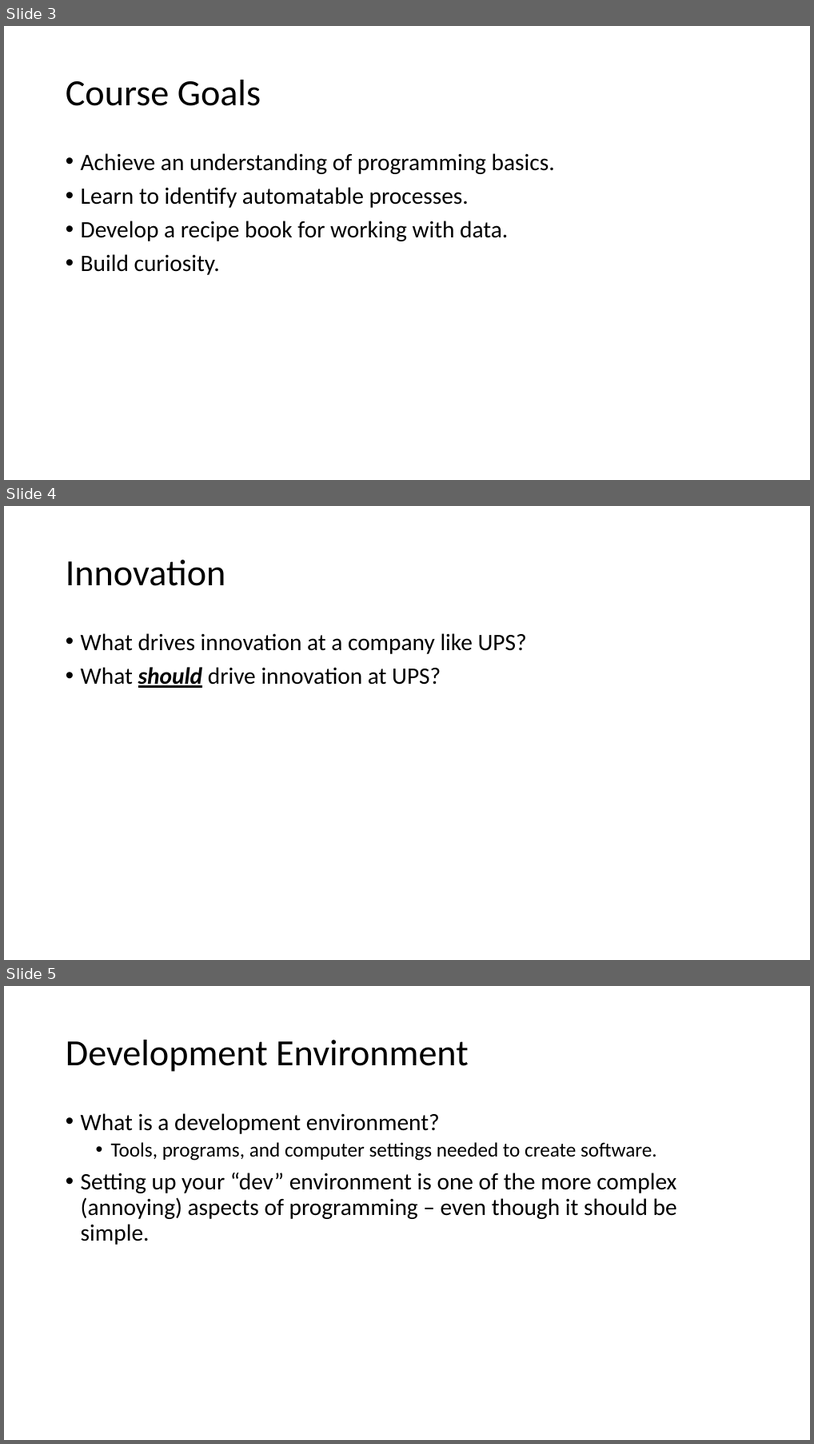
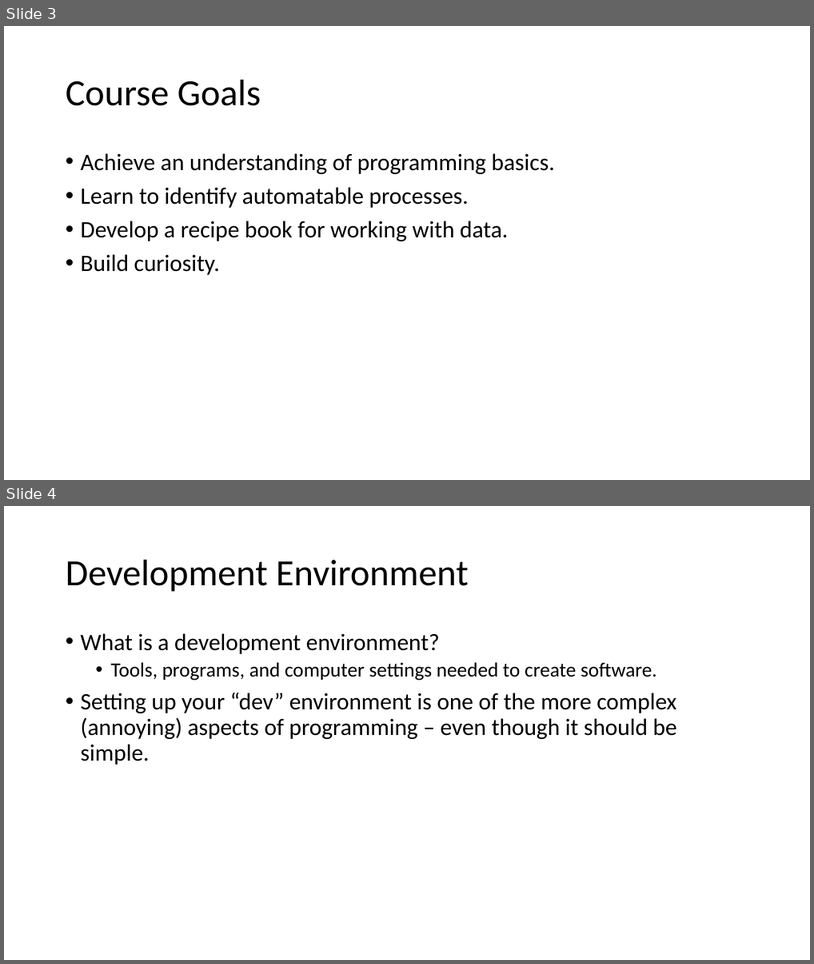
Before and after one commit to etokrug/OfficePythonBasics, a slide deck: Class_1_pp.pptx. Shown one above the other, each under a label of ours: slides 3, 4 and 5 before the commit, slides 3 and 4 after it. The pictures are 814x1444 and 814x964 pixels, drawn with LibreOffice and Linux fonts; fonts in the diff are those of the drawing. Boxes give left, top, right and bottom in pixels: in the first picture for what was removed or moved away, otherwise in the second. Text is boxed around its words. In the diff, an @@ line names an element or a change of style, - is before the commit and + after.

```diff
--- a/Class_1_pp.pptx
+++ b/Class_1_pp.pptx
@@ slide 4 removed at <box>4,506,810,960</box>, background #FFFFFF @@
@@ title removed at <box>66,560,226,586</box> @@
-Innovation
@@ text removed at <box>81,633,527,688</box> @@
-• What drives innovation at a company like UPS?
-• What should drive innovation at UPS?
@@ what was slide 5 is now slide 4 @@
```
Also in this commit, not shown: 1 slide changed, 4 other files.
